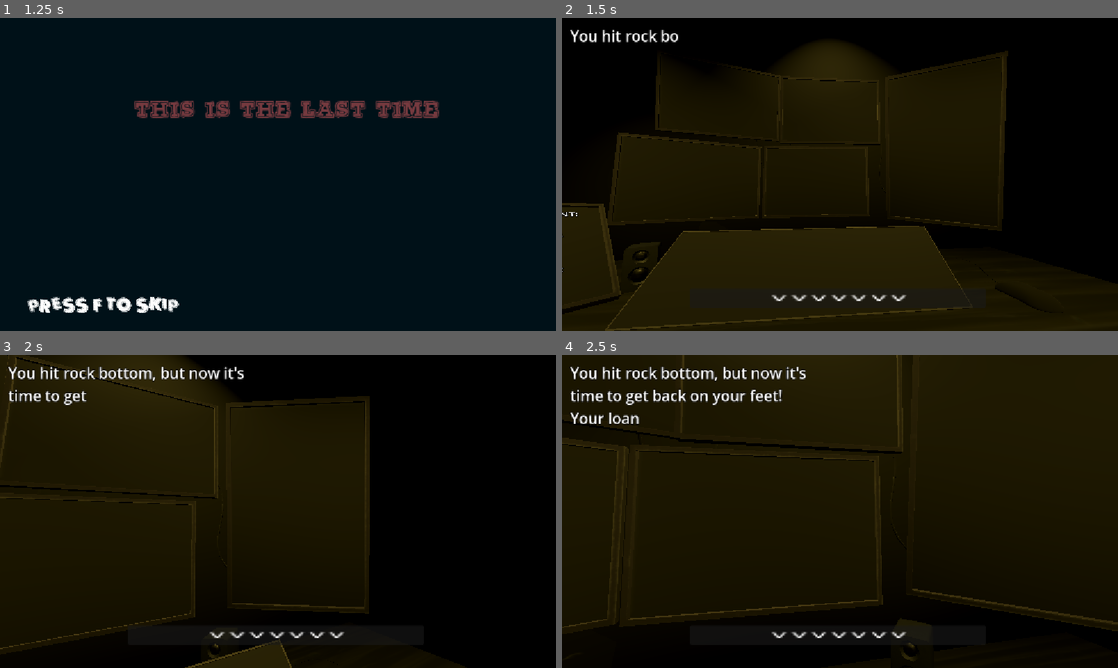
Above: before the commit, frames 1-4 (two rows, left to right).
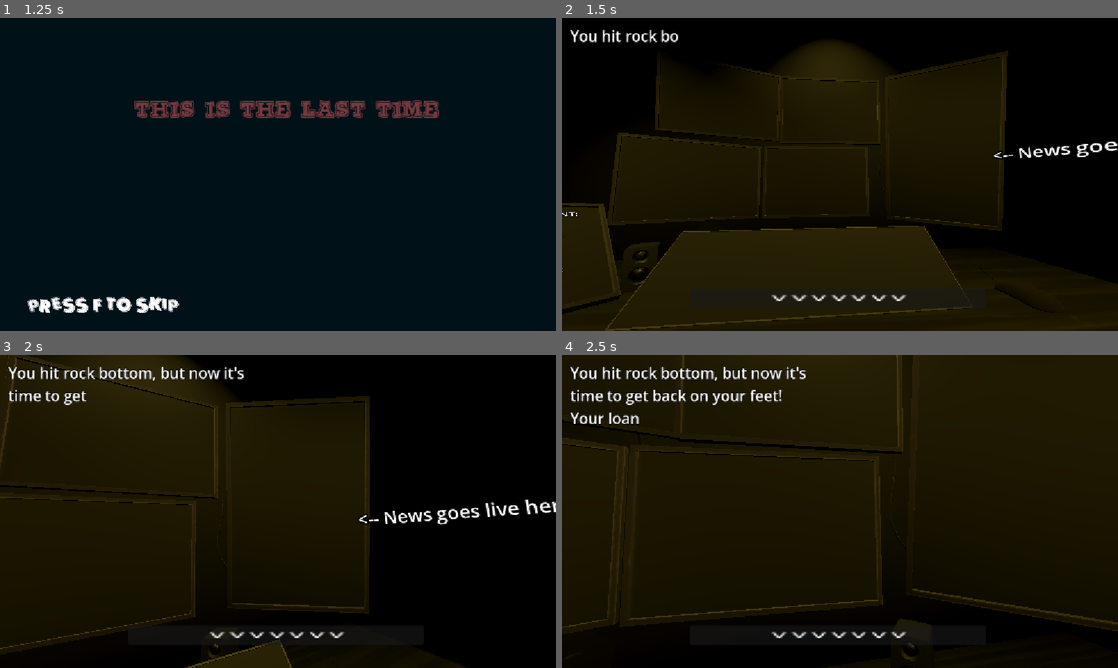
Above: after the commit, the same moments.

Repository: Lilly12568/Stockbouncer
Game: Godot game, scene res://mainmenu.tscn
The game is run twice, just before and just after one commit, with the same random seed, the same clock (stepped at 60 frames per second) and the same inputs. Sound files missing from this copy of the repository are replaced by a short silence.
Inputs (mouse positions are in pixels of both pictures, inside the frame that each line leads up to):
- Up to frame 1 (1.25 s): click "START" at 0.5 s
- Up to frame 2 (1.5 s): tap F at 1.25 s; move the mouse to (962, 158) at 1.27 s; hold F from 1.28 s (still down); click (962, 158) at 1.42 s
- Up to frame 3 (2 s): keep holding F
- Up to frame 4 (2.5 s): move the mouse to (728, 527) at 2.02 s; release F at 2.03 s; tap F at 2.1 s; click (728, 527) at 2.17 s

Frame 1 is identical in both runs. In frame 2, 0.4% of the frame differs, in the area x 77-100%, y 39-46%; in frame 3, 0.7%, in the area x 64-100%, y 46-55%; in frame 4, nothing differs.

Commit message:
music looping

Diff:
--- a/Scenes/camera_3d.gd
+++ b/Scenes/camera_3d.gd
@@ -14,6 +14,7 @@
 
 @onready var camera_inSound: AudioStreamPlayer3D = $WooshInSound
 @onready var camera_outSound: AudioStreamPlayer3D = $WooshOutSound
+@onready var gameplay_music: AudioStreamPlayer3D = $GameplayMusic
 
 var moving = false
 var returning = false
@@ -125,3 +126,8 @@
 	can_return = false
 	camera_outSound.pitch_scale = RandomNumberGenerator.new().randf_range(0.8, 1.2)
 	camera_outSound.play()
+
+
+func _on_gameplay_music_finished() -> void:
+			# Start dialogue audio and enable looping
+		gameplay_music.play()
--- a/Scenes/main.tscn
+++ b/Scenes/main.tscn
@@ -188,6 +188,10 @@
 transform = Transform3D(0.020705432, 0, 0.9997856, 0, 1, 0, -0.9997856, 0, 0.020705432, -1.5126243, 2.5585117, -0.070457816)
 script = ExtResource("11_d1ilt")
 
+[node name="Label3D" type="Label3D" parent="Monitor1" unique_id=287470769]
+transform = Transform3D(0.8173707, -0.051123854, -0.5738393, 0, 0.9960549, -0.088739425, 0.57611215, 0.072533, 0.8141461, 2.8782578, 0.25974488, 1.0633278)
+text = " <-- News goes live here!"
+
 [node name="InsiderTradingGameCable2" type="MeshInstance3D" parent="." unique_id=183404477]
 transform = Transform3D(0.012596332, -0.25886226, 0.15606344, 0.30183566, 0.019115929, 0.0073455535, -0.016146466, 0.15539965, 0.25906444, -1.4881909, 2.6479506, 1.3539718)
 mesh = ExtResource("13_k12tt")
@@ -258,5 +262,6 @@
 mesh = SubResource("BoxMesh_lfxu0")
 surface_material_override/0 = ExtResource("6_6iyac")
 
+[connection signal="finished" from="Player2/Camera3D/GameplayMusic" to="Player2/Camera3D" method="_on_gameplay_music_finished"]
 [connection signal="timeout" from="refresh_stocks" to="." method="_on_timer_timeout"]
 [connection signal="timeout" from="days_timer" to="." method="_on_days_timer"]
--- a/side_monitor.tscn
+++ b/side_monitor.tscn
@@ -59,6 +59,7 @@
 
 [node name="Label3D12" type="Label3D" parent="." unique_id=1151414985]
 transform = Transform3D(0.49665377, 0, 0, 0, 0.49665377, 0, 0, 0, 0.49665377, -0.36339933, -0.31673768, 0.03441843)
+modulate = Color(0.16862783, 0.50138736, 0.20376301, 1)
 text = "BUY"
 font = ExtResource("3_172jn")
 
